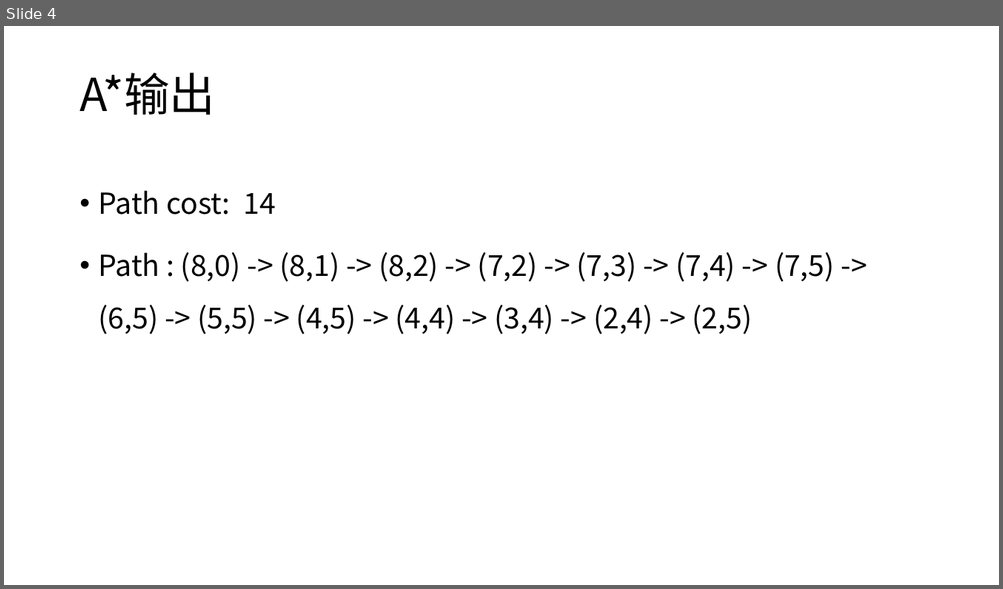
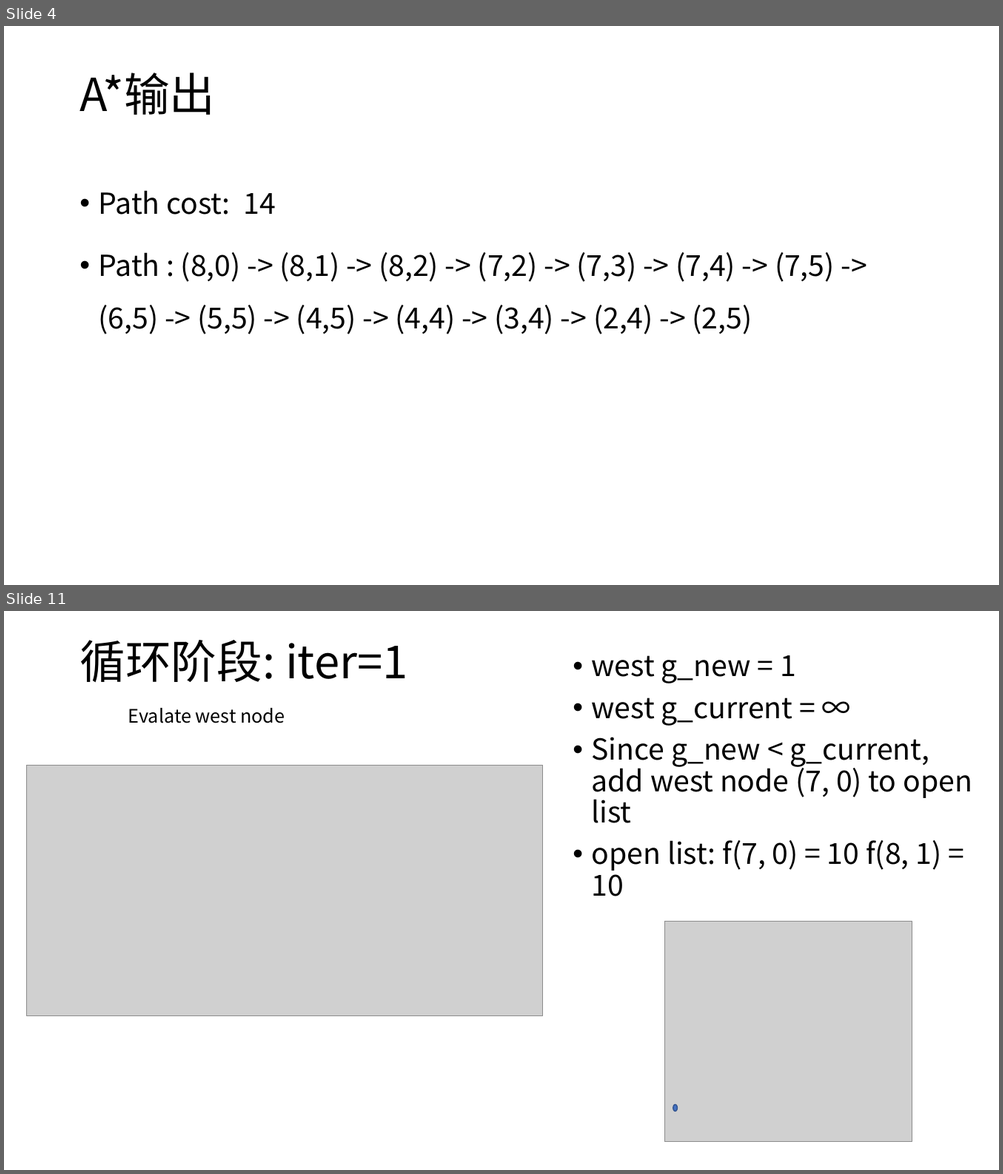
Before and after one commit to ssfc/npbenchmark, a slide deck: npbenchmark-main/MAPF/A_star.pptx. Shown one above the other, each under a label of ours: slide 4 before the commit, slides 4 and 11 after it; the slides between them are not shown. The pictures are 1003x589 and 1003x1174 pixels, drawn with LibreOffice and Linux fonts; fonts in the diff are those of the drawing; grey boxes stand for pictures. Boxes give left, top, right and bottom in pixels: in the first picture for what was removed or moved away, otherwise in the second. Text is boxed around its words. In the diff, an @@ line names an element or a change of style, - is before the commit and + after.

```diff
--- a/npbenchmark-main/MAPF/A_star.pptx
+++ b/npbenchmark-main/MAPF/A_star.pptx
@@ slide 11 added at (4,611,999,1170), background #FFFFFF @@
@@ title added at (79,640,408,682), 44 pt, text #000000 @@
+循环阶段: iter=1
@@ text added at (592,655,972,897), 28 pt, text #000000 @@
+• west g_new = 1
+• west g_current = ∞
+• Since g_new < g_current, add west node (7, 0) to open list
+• open list: f(7, 0) = 10 f(8, 1) = 10
@@ text added at (128,708,284,723), 18 pt, text #000000 @@
+Evalate west node
@@ picture added at (27,766,543,1017) @@
@@ picture added at (664,921,912,1142) @@
@@ ellipse added at (673,1105,677,1112), fill #4472C4, outline #325491 1 pt @@
```
Also in this commit, not shown: 1 slide changed, 8 other slides added, 9 slides removed, 4 other files.
